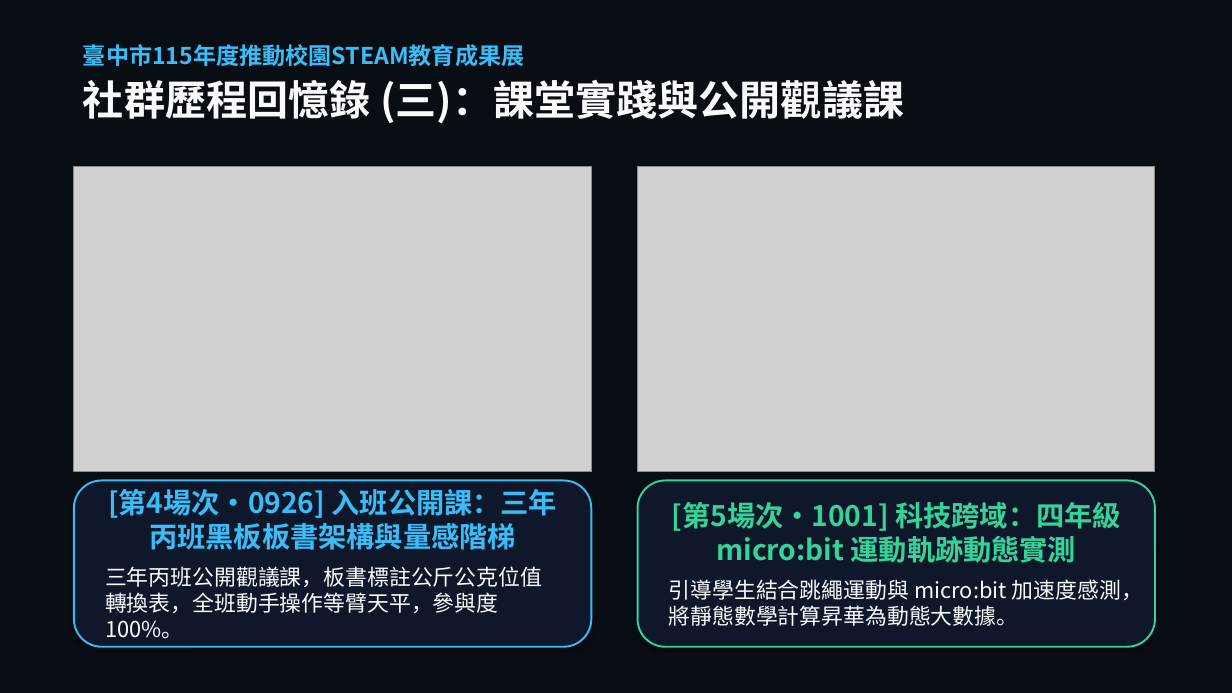
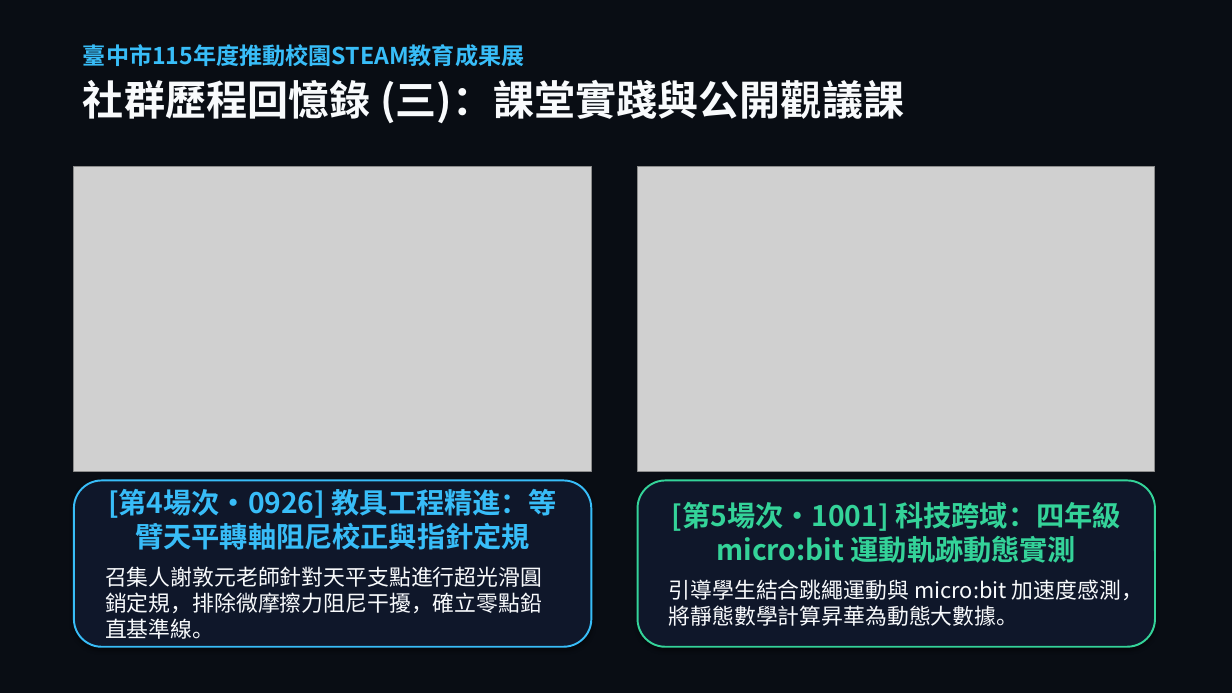
Before and after one commit to asc103138/steam-community-docs, a slide deck: slide 18 of 成果展繳交資料/臺中市梧棲區中正國小_STEAM成果展_5分鐘現場分享會簡報.pptx. Drawn at 1232x693 pixels with LibreOffice and Linux fonts; fonts in the diff are those of the drawing; grey boxes stand for pictures; background and template pictures are left out; a plain dark background stands for a picture behind light text. Boxes give left, top, right and bottom in pixels: in the first picture for what was removed or moved away, otherwise in the second. Text is boxed around its words. In the diff, an @@ line names an element or a change of style, - is before the commit and + after.

```diff
--- a/成果展繳交資料/臺中市梧棲區中正國小_STEAM成果展_5分鐘現場分享會簡報.pptx
+++ b/成果展繳交資料/臺中市梧棲區中正國小_STEAM成果展_5分鐘現場分享會簡報.pptx
@@ text in rounded rectangle at <box>105,489,557,639</box>: text changed @@
-[第4場次·0926] 入班公開課：三年丙班黑板板書架構與量感階梯
-三年丙班公開觀議課，板書標註公斤公克位值轉換表，全班動手操作等臂天平，參與度100%。
+[第4場次·0926] 教具工程精進：等臂天平轉軸阻尼校正與指針定規
+召集人謝敦元老師針對天平支點進行超光滑圓銷定規，排除微摩擦力阻尼干擾，確立零點鉛直基準線。
```
Also in this commit, not shown: 1 other slide changed, 17 other files.
